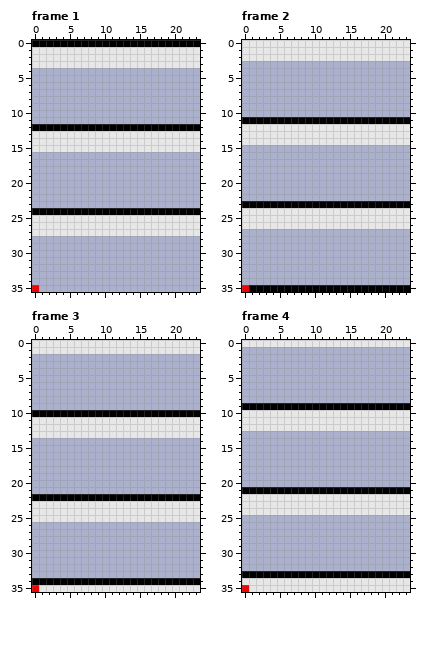
Two states of a pixel-art file, resources/block_ase_files/escalator_north_up.ase. The first picture shows the starting point.
24x36 pixels, 12 frames. Shown: frame 1, frame 2, frame 3, frame 4. The commit also changed other frames, which this record leaves out.
Now the later version:
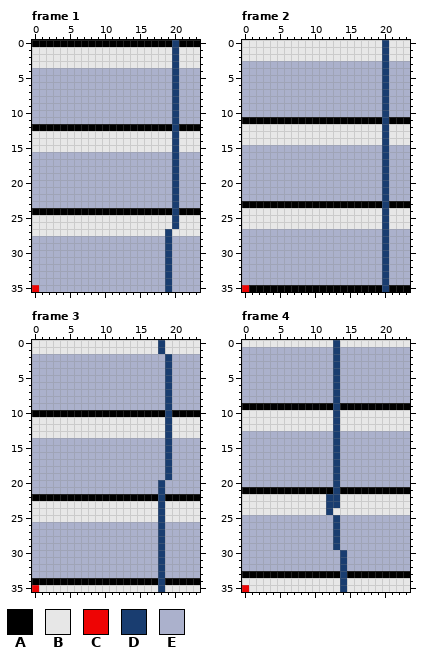
Palette (. is transparent): A #000000  B #e7e7e7  C #ee0404  D #193d70  E #abb1cc
What changed:
Changed rows in their new state; - is an unchanged pixel.
Frame 1, layer "pixels":
first column x 19:
 0 -D
 1 -D
 2 -D
 3 -D
 4 -D
 5 -D
 6 -D
 7 -D
 8 -D
 9 -D
10 -D
11 -D
12 -D
13 -D
14 -D
15 -D
16 -D
17 -D
18 -D
19 -D
20 -D
21 -D
22 -D
23 -D
24 -D
25 -D
26 -D
27 D-
28 D-
29 D-
30 D-
31 D-
32 D-
33 D-
34 D-
35 D-
Frame 2, layer "pixels":
first column x 20:
 0 D
 1 D
 2 D
 3 D
 4 D
 5 D
 6 D
 7 D
 8 D
 9 D
10 D
11 D
12 D
13 D
14 D
15 D
16 D
17 D
18 D
19 D
20 D
21 D
22 D
23 D
24 D
25 D
26 D
27 D
28 D
29 D
30 D
31 D
32 D
33 D
34 D
35 D
Frame 3, layer "pixels":
first column x 18:
 0 D-
 1 D-
 2 -D
 3 -D
 4 -D
 5 -D
 6 -D
 7 -D
 8 -D
 9 -D
10 -D
11 -D
12 -D
13 -D
14 -D
15 -D
16 -D
17 -D
18 -D
19 -D
20 D-
21 D-
22 D-
23 D-
24 D-
25 D-
26 D-
27 D-
28 D-
29 D-
30 D-
31 D-
32 D-
33 D-
34 D-
35 D-
Frame 4, layer "pixels":
first column x 12:
 0 -D-
 1 -D-
 2 -D-
 3 -D-
 4 -D-
 5 -D-
 6 -D-
 7 -D-
 8 -D-
 9 -D-
10 -D-
11 -D-
12 -D-
13 -D-
14 -D-
15 -D-
16 -D-
17 -D-
18 -D-
19 -D-
20 -D-
21 -D-
22 DD-
23 DD-
24 D--
25 -D-
26 -D-
27 -D-
28 -D-
29 -D-
30 --D
31 --D
32 --D
33 --D
34 --D
35 --D
Boxes around the changes in both pictures, in picture pixels (x1, y1, x2, y2):
changed: (165, 40, 179, 292)
changed: (382, 40, 389, 292)
changed: (158, 340, 172, 592)
changed: (326, 340, 347, 592)
